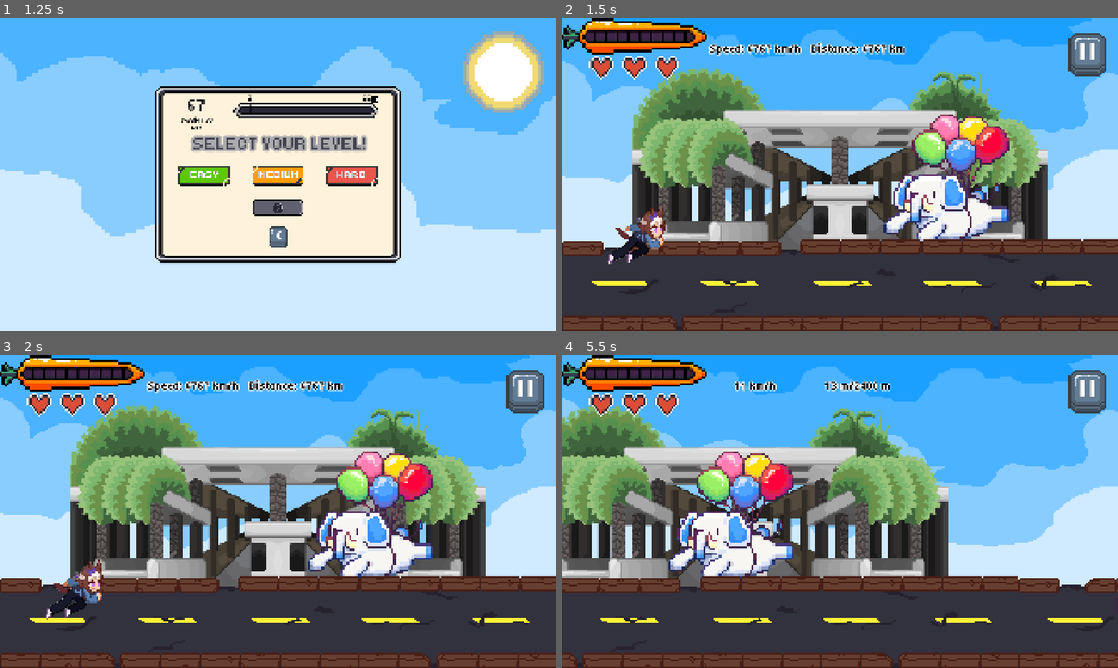
Above: before the commit, frames 1-4 (two rows, left to right).
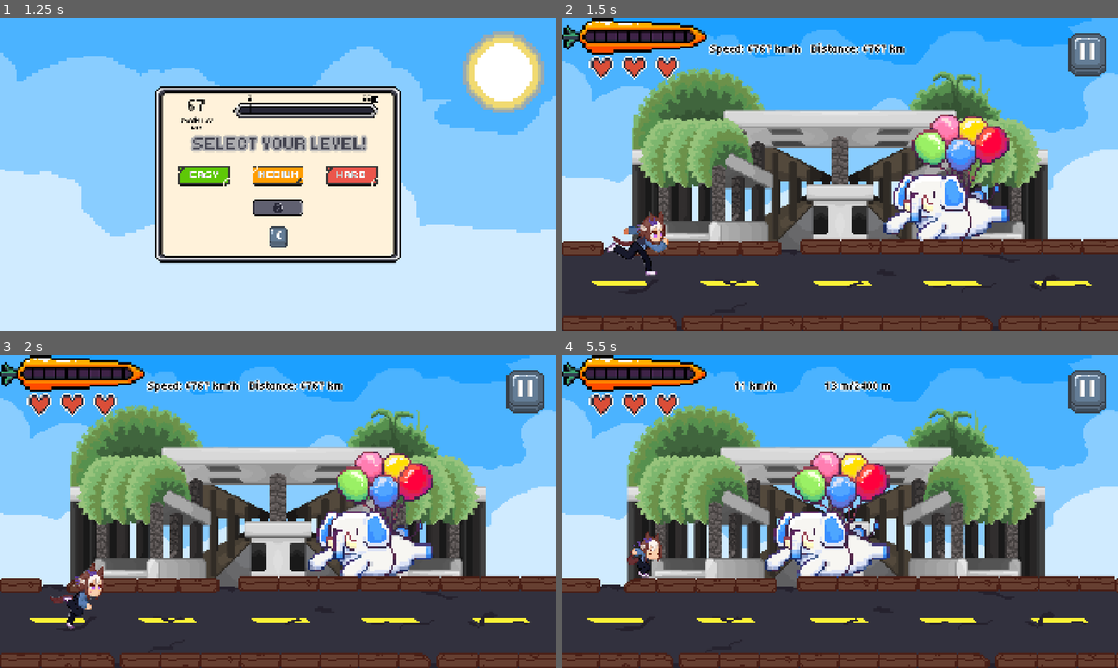
Above: after the commit, the same moments.

Repository: sbxte/sparta26-gamedev
Game: Godot game, scene res://scenes/ui/main_menu.tscn
Two runs of this game, one before a commit and one after it. Both use one fixed random seed, a clock stepped at 60 frames per second and the inputs below.
Inputs (mouse positions are in pixels of both pictures, inside the frame that each line leads up to):
- Up to frame 1 (1.25 s): click (283, 202) at 0.5 s
- Up to frame 2 (1.5 s): click (840, 174) at 1.25 s
- Up to frame 3 (2 s): no input
- Up to frame 4 (5.5 s): hold Up (ui_up) 2.03-3.53 s; hold Down (ui_down) 3.53-4.28 s; hold Up (ui_up) from 4.28 s (still down)

Frame 1 is identical in both runs. In frame 2, 1.0% of the frame differs, in the area x 8-20%, y 60-83%; in frame 3, 1.0%; in frame 4, 42%, in the area x 0-100%, y 16-100%.

Commit message:
fix: highway speeds no more, also anims played

Diff:
--- a/scenes/session.tscn
+++ b/scenes/session.tscn
@@ -160,7 +160,7 @@
 
 [node name="JumpShape" type="CollisionShape2D" parent="Player" unique_id=419015850]
 visible = false
-position = Vector2(0, -205)
+position = Vector2(0, -70)
 shape = SubResource("RectangleShape2D_w6gu6")
 
 [node name="Slide" type="AnimatedSprite2D" parent="Player" unique_id=531511860]
@@ -172,8 +172,7 @@
 frame_progress = 0.91409075
 
 [node name="SlideShape" type="CollisionShape2D" parent="Player" unique_id=88708347]
-visible = false
-position = Vector2(0, 55)
+position = Vector2(0, -32)
 shape = SubResource("RectangleShape2D_eemmi")
 
 [node name="Floor" type="StaticBody2D" parent="." unique_id=1738941371]
--- a/scripts/player/player.gd
+++ b/scripts/player/player.gd
@@ -16,6 +16,7 @@
 @export var collision_slide: CollisionShape2D
 
 var state := Constants.PlayerState.RUNNING
+var _anim_state := -1   # last state we started an animation for; -1 forces the first play
 
 func _physics_process(_delta: float) -> void:
 	if self.is_on_floor() and Input.is_action_pressed("ui_up"):
@@ -44,6 +45,15 @@
 	sprite_jump.visible = state == Constants.PlayerState.JUMPING
 	sprite_slide.visible = state == Constants.PlayerState.SLIDING
 
+	# Start the matching animation only when the state changes, so playback isn't
+	# restarted to frame 0 every frame.
+	if state != _anim_state:
+		_anim_state = state
+		match state:
+			Constants.PlayerState.RUNNING: sprite_run.play()
+			Constants.PlayerState.JUMPING: sprite_jump.play()
+			Constants.PlayerState.SLIDING: sprite_slide.play()
+
 
 func hit():
 	health = health-1
--- a/scripts/session.gd
+++ b/scripts/session.gd
@@ -96,8 +96,9 @@
 		_end_run()
 		return
 
-	step += speed * delta
-	segment_handler.move_children(step)
+	var frame_move := speed * delta
+	step += frame_move                        # step accumulates for the distance tracker
+	segment_handler.move_children(frame_move) # world scrolls by this frame's move only
 	player_ui.update_distance(roundi(step))
 	player_ui.update_sus(sus_percentage)
 
